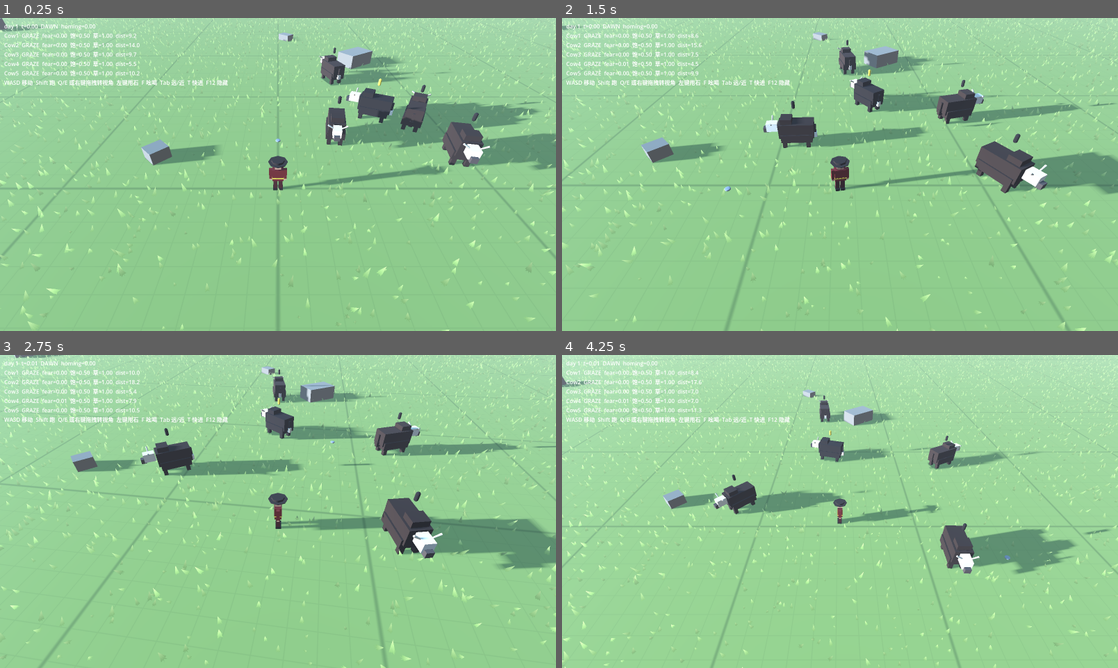
Above: before the commit, frames 1-4 (two rows, left to right).
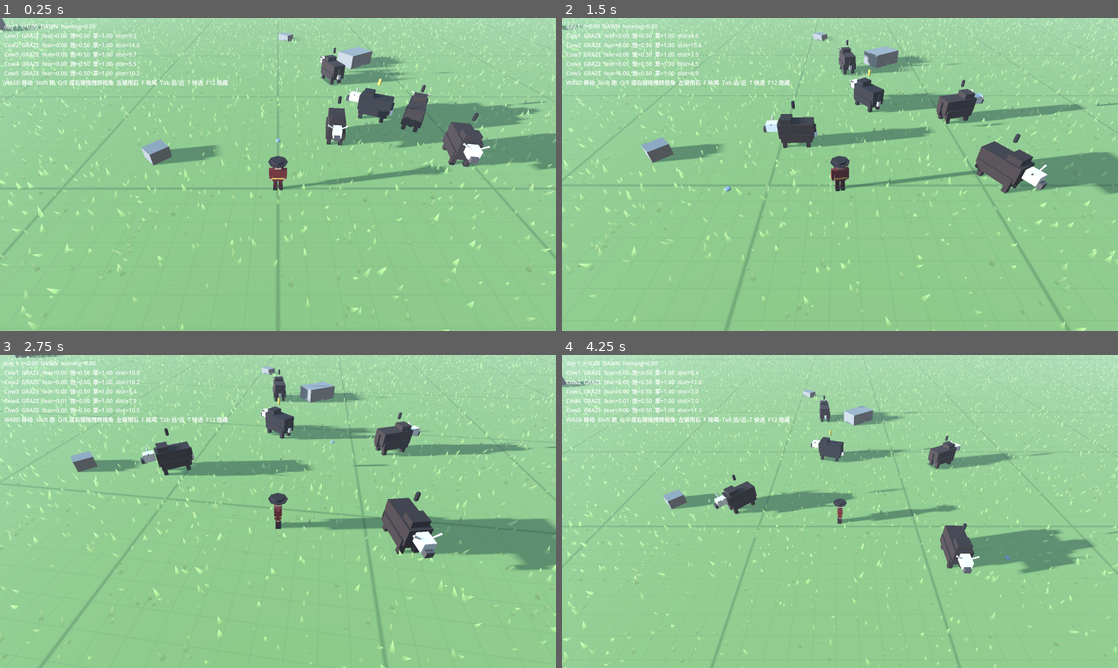
Above: after the commit, the same moments.

Repository: hui-chuan/Herding-Journey
Game: Godot game, scene res://scenes/m1_sandbox.tscn
Same seed, same stepped clock (60 frames per second), same inputs: the game is played once before the commit and once after it.
Inputs (mouse positions are in pixels of both pictures, inside the frame that each line leads up to):
- Up to frame 1 (0.25 s): no input
- Up to frame 2 (1.5 s): move the mouse to (962, 158) at 0.52 s; hold D (move_right) 0.53-1.28 s; hold Shift (run) 0.53-1.28 s; move the mouse to (728, 190) at 1.27 s; hold S (move_back) from 1.28 s (still down); right-click (728, 190) at 1.35 s
- Up to frame 3 (2.75 s): tap Shift (run) at 1.55 s; move the mouse to (333, 442) at 2.02 s; release S (move_back) at 2.03 s; hold D (move_right) from 2.03 s (still down); hold Shift (run) from 2.03 s (still down); tap Q (camera_left) at 2.1 s
- Up to frame 4 (4.25 s): move the mouse to (812, 574) at 2.77 s; release D (move_right) at 2.78 s; release Shift (run) at 2.78 s; hold W (move_forward) 2.78-3.53 s; tap E (camera_right) at 2.85 s; tap Shift (run) at 3.05 s; move the mouse to (1006, 558) at 3.52 s; hold A (move_left) from 3.53 s (still down); hold Shift (run) from 3.53 s (still down); tap Tab (camera_zoom_toggle) at 3.6 s; tap T (debug_time_fast) at 4.15 s

The runs differ from the first frame. In frame 1, less than 0.1% of the frame differs, in the area x 3-99%, y 3-48%; in frame 2, 0.5%; in frame 3, 1.1%; in frame 4, 1.4%, in the area x 1-100%, y 2-70%.

Commit message:
Day is 30 minutes; pen owns homing check; 60 s nightfall grace
- Clock：一天 480 → 1800 s（D4），时段边界按 DAY_CYCLE §1.1 重划
  （傍晚占 28%，正午的空白是故意的），homing_urge 改为到 0.95 满值的 t²
  ——线性会让整个下午都在往回走。
- 天黑宽限（D17）：time_of_day 到 1.0 进宽限，60 s 或全部归栏才结算。
  硬截止会让"差三秒"的失败把整个傍晚变成抢时间，与调性冲突。
  新增 grace_started 信号与 in_grace / grace_left。
- 归栏判定收进 Pen.contains()：只有一处知道"什么算在栏里"。
  cow.gd 里硬编码的 pen_center 去掉，改从 pen 组解析，围栏挪位置不用改牛。

验证：--time=0.95 --time-scale=8 下 GRACE 在 t=1.000 触发，
60 s 走满后 SETTLE，grace_left 归零。

Co-Authored-By: Claude Opus 5 (1M context) <noreply@anthropic.com>

Diff:
--- a/scripts/autoload/clock.gd
+++ b/scripts/autoload/clock.gd
@@ -3,12 +3,17 @@
 extends Node
 
 signal phase_changed(phase: Phase)
+## time_of_day 到 1.0，进入宽限期。天继续黑，但还能把最后一头牛推进围栏。
+signal grace_started()
+## 宽限期结束，可以结算了。
 signal day_ended(day: int)
 
 enum Phase { DAWN, MORNING, NOON, AFTERNOON, EVENING, NIGHT }
 
-## 一天的实时长度（秒）。D4 暂定 6–10 分钟，先取 8 分钟。
-@export var day_length_sec: float = 480.0
+## 一天的实时长度（秒）。D4 已定 30 分钟。
+@export var day_length_sec: float = 1800.0
+## 天黑宽限（DECISIONS D17）。硬截止会让傍晚变成抢时间，与调性冲突。
+@export var grace_sec: float = 60.0
 
 ## 0.0 = 出栏（清晨），1.0 = 天黑。
 var time_of_day: float = 0.0
@@ -16,27 +21,53 @@
 var phase: Phase = Phase.DAWN
 var running: bool = true
 var time_scale: float = 1.0
+var in_grace: bool = false
+var grace_left: float = 0.0
 
 ## 各时段的结束点（time_of_day）。傍晚段刻意留长一些，它是归栏的支点。
+## 时段边界（DAY_CYCLE §1.1）。傍晚占全天 28%：它是唯一有明确目标、
+## 也唯一会真的失败的一段，必须长到足够找回两三头掉队的牛。
+## 正午的 4.2 分钟空白是故意的，不要填。
 const PHASE_ENDS := {
-	Phase.DAWN: 0.10,
-	Phase.MORNING: 0.35,
-	Phase.NOON: 0.50,
-	Phase.AFTERNOON: 0.70,
+	Phase.DAWN: 0.08,
+	Phase.MORNING: 0.33,
+	Phase.NOON: 0.47,
+	Phase.AFTERNOON: 0.72,
 	Phase.EVENING: 1.0,
 }
 
 func _process(delta: float) -> void:
+	if in_grace:
+		_tick_grace(delta)
+		return
 	if not running:
 		return
 	time_of_day += delta * time_scale / day_length_sec
 	if time_of_day >= 1.0:
 		time_of_day = 1.0
-		running = false
 		_set_phase(Phase.NIGHT)
-		day_ended.emit(day)
+		in_grace = true
+		grace_left = grace_sec
+		grace_started.emit()
 		return
 	_set_phase(_phase_for(time_of_day))
+
+## 宽限期：全部归栏就提前结束，不必等满 60 s。
+func _tick_grace(delta: float) -> void:
+	grace_left -= delta * time_scale
+	if grace_left <= 0.0 or _all_cows_penned():
+		in_grace = false
+		running = false
+		day_ended.emit(day)
+
+func _all_cows_penned() -> bool:
+	var cows := get_tree().get_nodes_in_group("cows")
+	if cows.is_empty():
+		return false
+	for c in cows:
+		if not c.has_method("is_in_pen") or not c.is_in_pen():
+			return false
+	return true
 
 func _phase_for(t: float) -> Phase:
 	for p in PHASE_ENDS:
@@ -54,11 +85,15 @@
 	day += 1
 	time_of_day = 0.0
 	running = true
+	in_grace = false
+	grace_left = 0.0
 	_set_phase(Phase.DAWN)
 
 ## 傍晚归栏欲望 0–1，供牛群使用。下午起缓慢上升，傍晚陡增。
+## 归栏欲望 0–1（DAY_CYCLE §3.2）。下午起离开 0，但 t² 让它前期几乎不可察觉；
+## 0.95 之后满值。用线性会让整个下午都在往回走，玩家感觉一天下午都在收工。
 func homing_urge() -> float:
 	if time_of_day < PHASE_ENDS[Phase.NOON]:
 		return 0.0
-	var t := inverse_lerp(PHASE_ENDS[Phase.NOON], 1.0, time_of_day)
-	return t * t
+	var t := inverse_lerp(PHASE_ENDS[Phase.NOON], 0.95, time_of_day)
+	return clampf(t * t, 0.0, 1.0)
--- a/scripts/debug/debug_overlay.gd
+++ b/scripts/debug/debug_overlay.gd
@@ -20,6 +20,7 @@
 
 func _ready() -> void:
 	Clock.day_ended.connect(_on_day_ended)
+	Clock.grace_started.connect(_on_grace_started)
 	for a in OS.get_cmdline_user_args():
 		if a.begins_with("--time="):
 			Clock.time_of_day = float(a.trim_prefix("--time="))
@@ -171,7 +172,8 @@
 	var lines: PackedStringArray = []
 	var player := get_tree().get_first_node_in_group("player")
 	var drive_txt := "  [吆喝]" if player and player.get("driving") == true else ""
-	lines.append("day %d  t=%.2f  %s  homing=%.2f%s" % [Clock.day, Clock.time_of_day, Clock.Phase.keys()[Clock.phase], Clock.homing_urge(), drive_txt])
+	var grace_txt := "  宽限 %.0fs" % Clock.grace_left if Clock.in_grace else ""
+	lines.append("day %d  t=%.2f  %s  homing=%.2f%s%s" % [Clock.day, Clock.time_of_day, Clock.Phase.keys()[Clock.phase], Clock.homing_urge(), drive_txt, grace_txt])
 	if _settlement_text != "":
 		lines.append(_settlement_text)
 	for cow in get_tree().get_nodes_in_group("cows"):
@@ -183,6 +185,10 @@
 	lines.append("WASD 移动  Shift 跑  Q/E 或右键拖拽转视角  左键甩石  F 吆喝  Tab 远/近  T 快进  F12 隐藏")
 	_label.text = "\n".join(lines)
 
+func _on_grace_started() -> void:
+	_settlement_text = "天黑了，还有 %d 秒宽限" % int(Clock.grace_sec)
+	print("GRACE started t=%.3f" % Clock.time_of_day)
+
 func _on_day_ended(day: int) -> void:
 	var total := 0
 	var penned := 0
@@ -193,6 +199,7 @@
 	var milk := penned * 2
 	var wool := penned
 	_settlement_text = "nightfall day %d  returned %d/%d  milk +%d  wool +%d  next dawn soon" % [day, penned, total, milk, wool]
+	print("SETTLE day=%d penned=%d/%d grace_left=%.1f" % [day, penned, total, Clock.grace_left])
 	_settlement_timer = 6.0
 
 
--- a/scripts/herd/cow.gd
+++ b/scripts/herd/cow.gd
@@ -33,13 +33,13 @@
 
 @export_group("牛群")
 @export var leader_path: NodePath
-@export var pen_center := Vector3(-30.0, 0.0, 30.0)
 
 var state: State = State.GRAZE
 var fear: float = 0.0
 ## 饱腹度 0–1（BEHAVIOR §1.1）。吃草上升，其余时间缓慢下降。
 var satiety: float = 0.5
 var _grassland: Grassland
+var _pen: Pen
 ## 头牛上次挑草场的方向，给漂移一点惯性（GRASSLAND §3）。
 var _drift_dir: Vector3 = Vector3.ZERO
 var _state_time_left: float = 0.0
@@ -75,6 +75,7 @@
 		data.position = global_position
 	apply_data()
 	_grassland = get_tree().get_first_node_in_group("grassland") as Grassland
+	_pen = get_tree().get_first_node_in_group("pen") as Pen
 	_noise.seed = randi()
 	_noise.frequency = 0.15
 	_resolve_leader()
@@ -232,7 +233,7 @@
 func _pick_wander_target() -> void:
 	var home := Clock.homing_urge()
 	if is_leader and home > 0.05:
-		var to_pen := pen_center - global_position
+		var to_pen := pen_position() - global_position
 		to_pen.y = 0.0
 		var step := randf_range(6.0, 14.0)
 		_wander_target = global_position + to_pen.normalized() * step * lerpf(0.5, 1.8, home)
@@ -366,10 +367,13 @@
 func state_name() -> String:
 	return State.keys()[state]
 
+## 围栏中心。没有围栏时退回原点，灰盒里也不会崩。
+func pen_position() -> Vector3:
+	return _pen.global_position if _pen != null else Vector3.ZERO
+
+## 归栏判定交给 Pen（DAY_CYCLE §2.2）：只有一处知道"什么算在栏里"。
 func is_in_pen() -> bool:
-	var flat := global_position - pen_center
-	flat.y = 0.0
-	return absf(flat.x) <= 10.0 and absf(flat.z) <= 10.0
+	return _pen != null and _pen.contains(global_position)
 
 func _resolve_leader() -> void:
 	if is_leader:
@@ -480,7 +484,7 @@
 	var bias_dir := Vector3.ZERO
 	var home := Clock.homing_urge()
 	if home > 0.0:
-		bias_dir = pen_center - global_position
+		bias_dir = pen_position() - global_position
 		bias_dir.y = 0.0
 		bias_dir = bias_dir.normalized()
 	var target := _grassland.best_cell_near(
--- a/scripts/herd/herd_manager.gd
+++ b/scripts/herd/herd_manager.gd
@@ -7,7 +7,6 @@
 @export var herd_size: int = 5
 @export var spawn_center := Vector3(8.0, 1.0, -8.0)
 @export var spawn_radius: float = 7.0
-@export var pen_center := Vector3(-30.0, 0.0, 30.0)
 @export var seed: int = 21
 ## 全群共用的种类参数（T16）。
 @export var species: SpeciesData
@@ -62,7 +61,6 @@
 	# 入树前设好，_ready 才能按这份数据初始化（模板 duplicate 时代踩过的坑）。
 	cow.data = d
 	cow.species = d.species if d.species != null else species
-	cow.pen_center = pen_center
 	cow.name = "Cow%d" % d.id
 	add_child(cow)
 	cow.global_position = d.position
--- a/scripts/world/pen.gd
+++ b/scripts/world/pen.gd
@@ -1,5 +1,6 @@
 ## 畜栏：四边围栏（带碰撞），东侧一道门。门前有牛或人时自动打开，走空后关上。
-## 围栏区域判定（归栏）仍以 center 与 size 为准，见 Cow.is_in_pen。
+## 归栏判定也在这里（DAY_CYCLE §2.2）：只有一处知道"什么算在栏里"。
+class_name Pen
 extends Node3D
 
 @export var size: float = 20.0
@@ -23,6 +24,7 @@
 var _mat_rail: StandardMaterial3D
 
 func _ready() -> void:
+	add_to_group("pen")
 	_mat_post = StandardMaterial3D.new()
 	_mat_post.albedo_color = WOOD_DARK
 	_mat_post.roughness = 1.0
@@ -62,6 +64,17 @@
 
 func is_gate_open() -> bool:
 	return _gate_t > 0.5
+
+## 归栏判定（DAY_CYCLE §3.4）。半边长按围栏尺寸算，围栏挪位置或改大小都不用改别处。
+func contains(world_pos: Vector3) -> bool:
+	var flat := world_pos - global_position
+	flat.y = 0.0
+	var h := size * 0.5
+	return absf(flat.x) <= h and absf(flat.z) <= h
+
+func cows_inside() -> Array:
+	return get_tree().get_nodes_in_group("cows").filter(
+		func(c: Node3D) -> bool: return contains(c.global_position))
 
 ## 一段直线围栏：等距立柱 + 两根横杆 + 一块整体碰撞板。
 func _build_side(a: Vector3, b: Vector3) -> void:
Not shown, changed: docs/ARCHITECTURE.md
Not shown, changed: docs/STATUS.md
